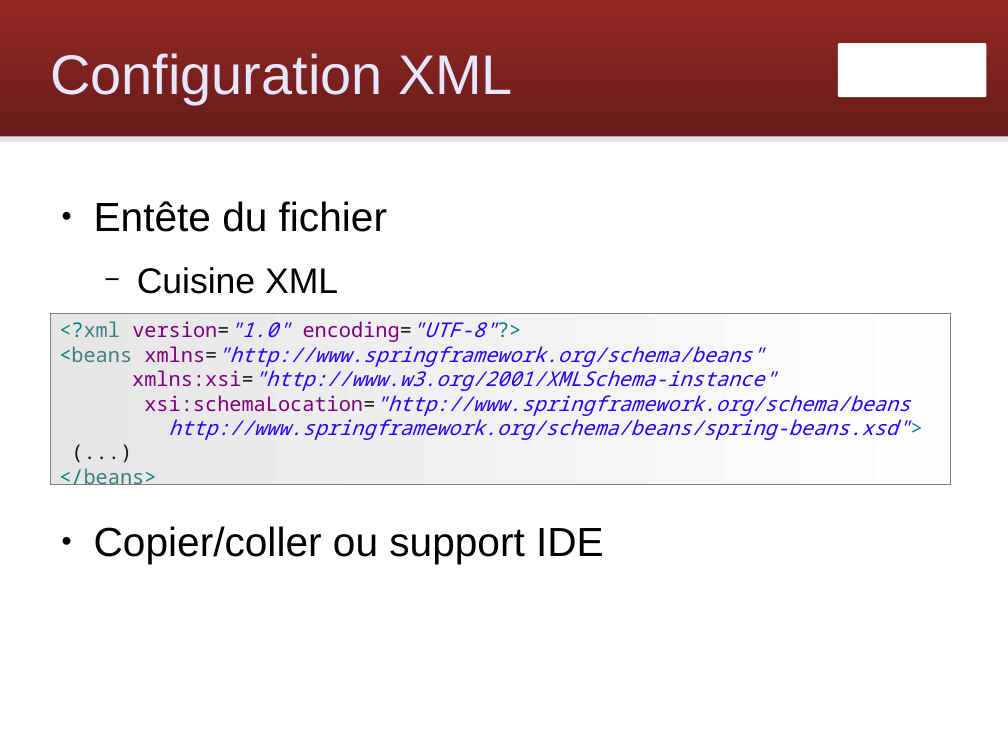
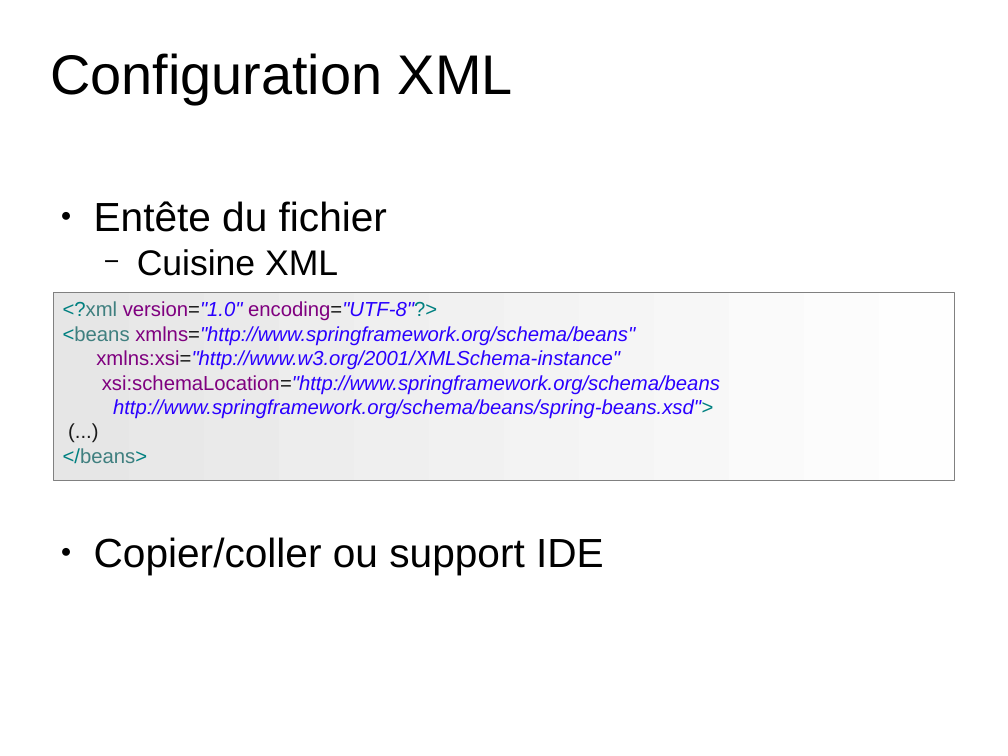
Before and after one commit to Zenika/workshop-spring-core, a slide deck: slide 26 of spring-workshop.odp. Drawn at 1008x756 pixels with LibreOffice and Linux fonts; fonts in the diff are those of the drawing; background and template pictures are left out. Boxes give left, top, right and bottom in pixels: in the first picture for what was removed or moved away, otherwise in the second. Text is boxed around its words. In the diff, an @@ line names an element or a change of style, - is before the commit and + after.

Commit message:
Update theme

```diff
--- a/spring-workshop.odp
+++ b/spring-workshop.odp
@@ rounded rectangle removed at (0,0,1008,137) @@
@@ text "Configuration XML" at (50,53,513,103): text colour #E6E6FF to #000000 @@
@@ freeform shape removed at (838,43,986,97) @@
@@ line removed from (0, 139) to (1008, 139) @@
@@ text "Entête du fichier" at (94,201,604,575): indent changed; less space between paragraphs @@
@@ rectangle "<?xml version="1.0" encoding="UTF-8"?>": place and size @@
-rectangle "<?xml version="1.0" encoding="UTF-8"?>" at (50,313,951,485)
+rectangle "<?xml version="1.0" encoding="UTF-8"?>" at (54,292,955,480)
@@ rectangle "<?xml version="1.0" encoding="UTF-8"?>" at (54,292,955,480): font Noto Sans Mono to Arial; outline #808080 0 pt to #808080 0.74 pt @@
```
Also in this commit, not shown: 106 other slides changed.
